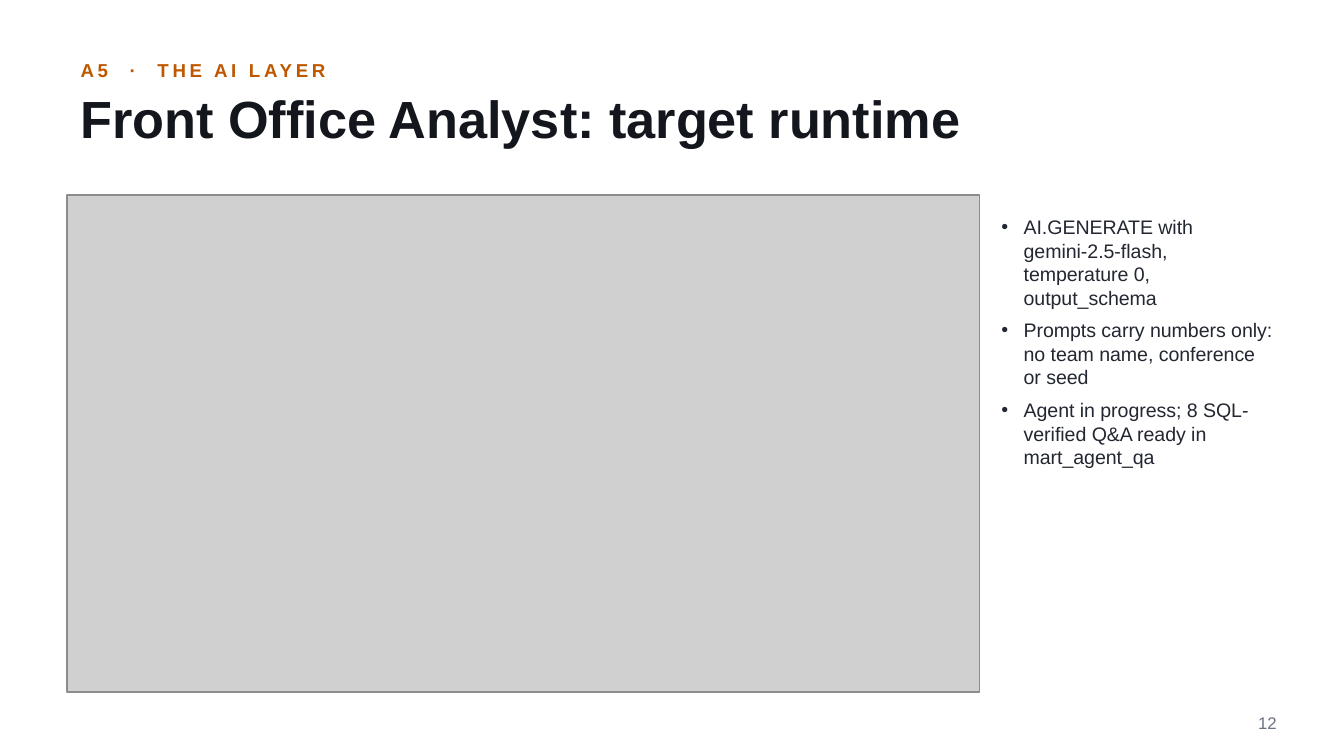
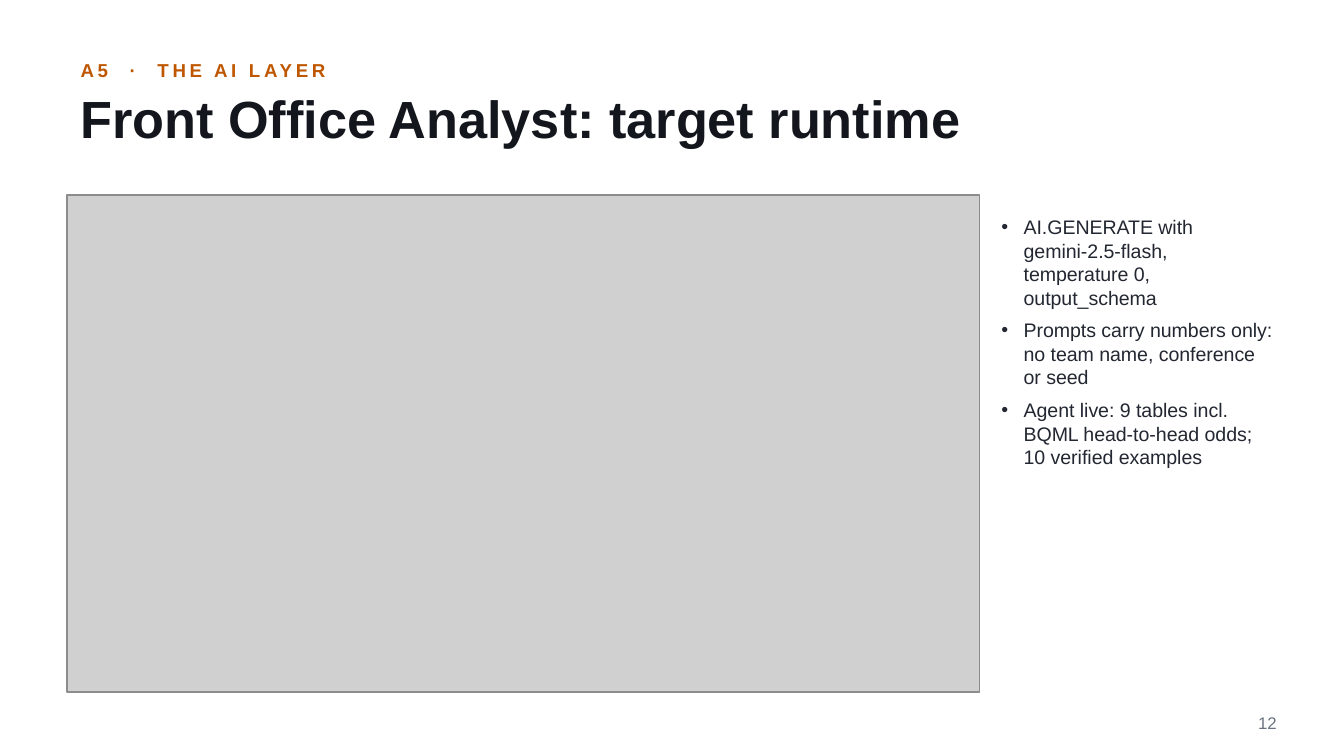
Before and after one commit to sodafe-01/ncaa-championship-predictor, a slide deck: slide 12 of deck/NCAA_Briefing_5min.pptx. Drawn at 1344x756 pixels with LibreOffice and Linux fonts; fonts in the diff are those of the drawing; grey boxes stand for pictures. Boxes give left, top, right and bottom in pixels: in the first picture for what was removed or moved away, otherwise in the second. Text is boxed around its words. In the diff, an @@ line names an element or a change of style, - is before the commit and + after.

```diff
--- a/deck/NCAA_Briefing_5min.pptx
+++ b/deck/NCAA_Briefing_5min.pptx
@@ text at [1024, 402, 1253, 468]: text changed @@
-• Agent in progress; 8 SQL-verified Q&A ready in mart_agent_qa
+• Agent live: 9 tables incl. BQML head-to-head odds; 10 verified examples
```
Also in this commit, not shown: 3 other slides changed, 1 other file.
